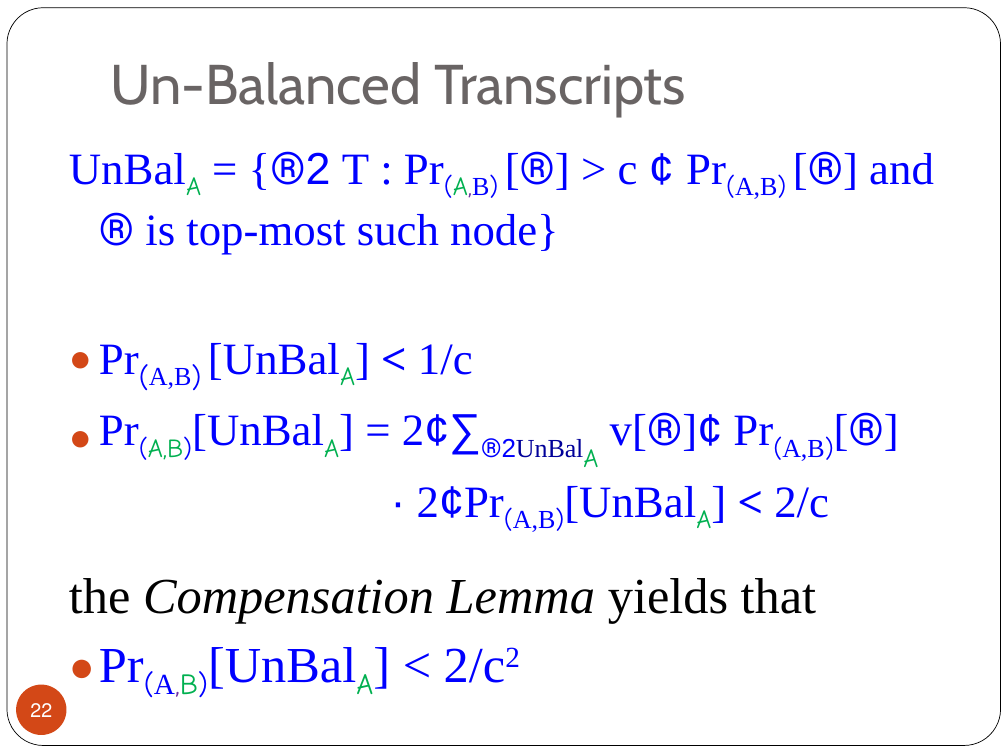
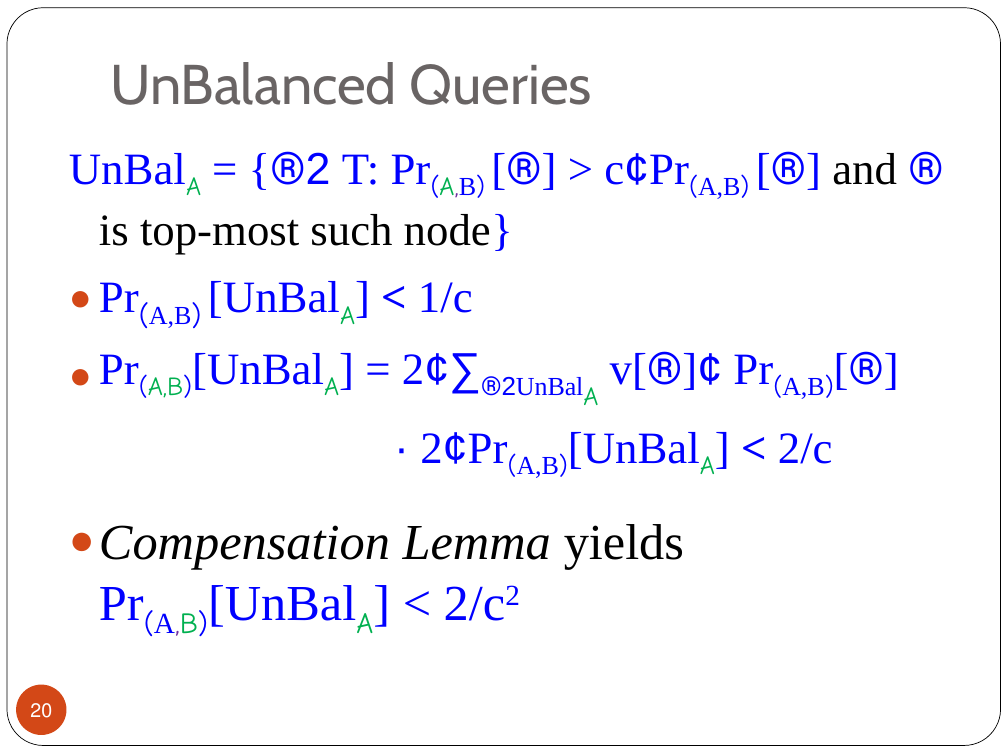
Before and after one commit to iftachh/MyHomepage, a slide deck: slide 20 of papers/CoinFlipping/Seminar.pptx (slide 22 before the commit). Drawn at 1008x756 pixels with LibreOffice and Linux fonts; fonts in the diff are those of the drawing. Boxes give left, top, right and bottom in pixels: in the first picture for what was removed or moved away, otherwise in the second. Text is boxed around its words. In the diff, an @@ line names an element or a change of style, - is before the commit and + after.

```diff
--- a/papers/CoinFlipping/Seminar.pptx
+++ b/papers/CoinFlipping/Seminar.pptx
@@ title at [111, 62, 592, 105]: text changed @@
-Un-Balanced Transcripts
+UnBalanced Queries
@@ text at [99, 151, 897, 255]: spaces changed @@
-UnBalA = {®2 T : Pr(A,B) [®] > c ¢ Pr(A,B) [®] and ® is top-most such node}
+UnBalA = {®2 T: Pr(A,B) [®] > c¢Pr(A,B) [®] and ® is top-most such node}
@@ text at [99, 351, 833, 637]: text changed @@
-● Pr(A,B)[UnBalA] = 2¢∑®2UnBalA v[®]¢ Pr(A,B)[®]
-  · 2¢Pr(A,B)[UnBalA] < 2/c
-the Compensation Lemma yields that
-● Pr(A,B)[UnBalA] < 2/c2
+● Pr(A,B)[UnBalA] = 2¢∑®2UnBalA v[®]¢ Pr(A,B)[®]
+· 2¢Pr(A,B)[UnBalA] < 2/c
+● Compensation Lemma yields
+  Pr(A,B)[UnBalA] < 2/c2
@@ page number at [30, 703, 52, 718]: text changed @@
-22
+20
```
Also in this commit, not shown: 20 other slides changed, 1 slide added, 4 slides removed.
